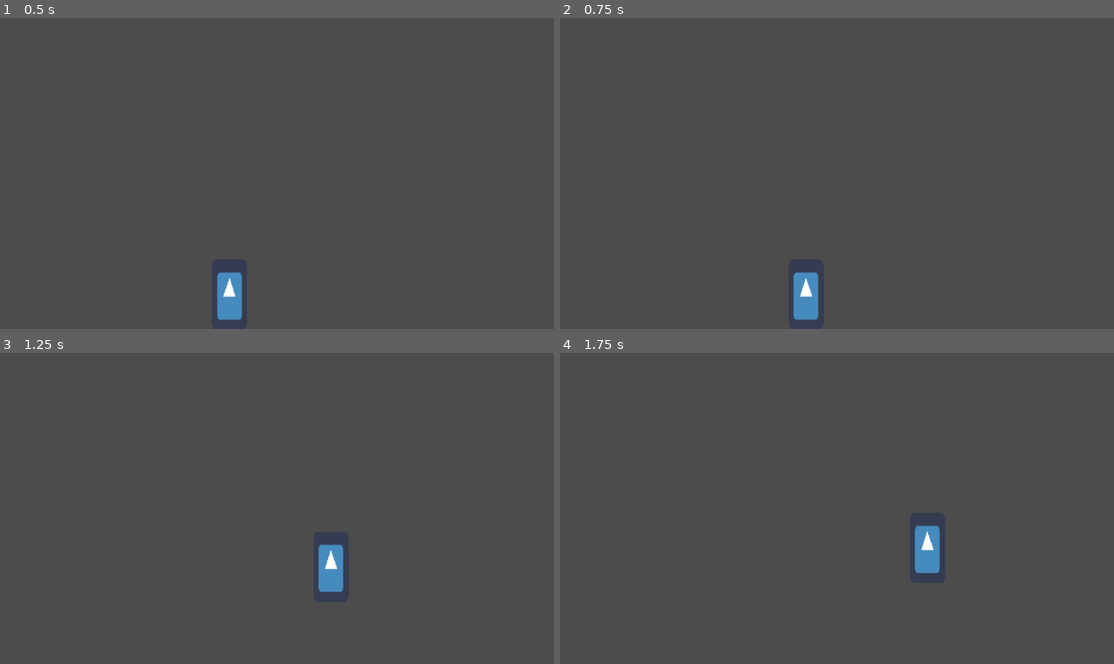
Above: before the commit, frames 1-4 (two rows, left to right).
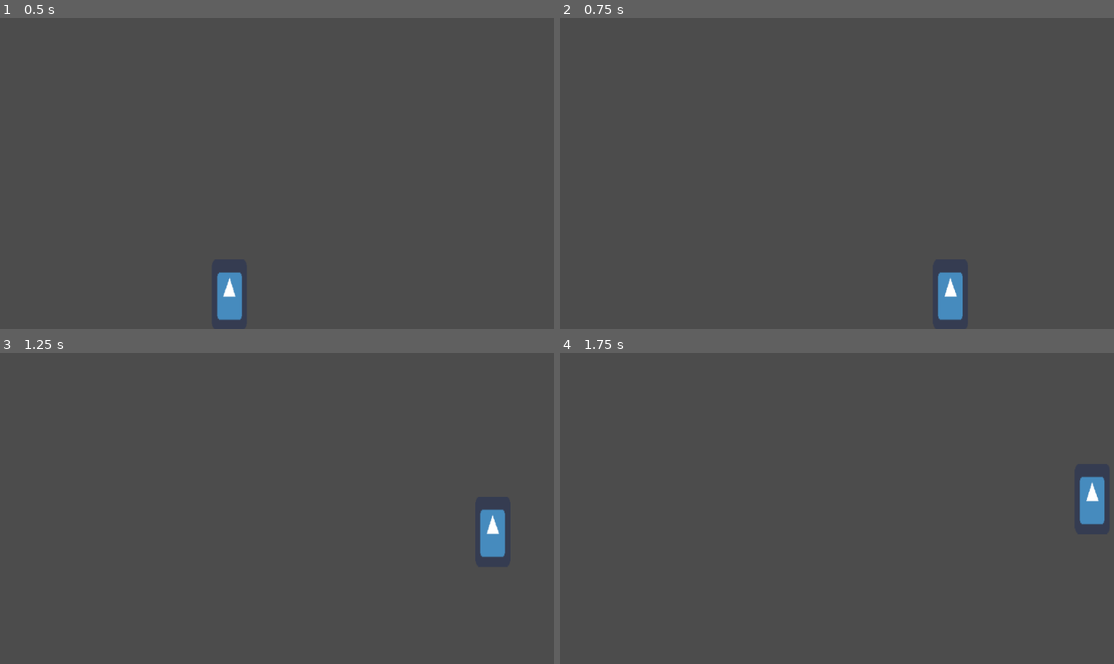
Above: after the commit, the same moments.

Repository: Luxxdev/GameJamPlus
Game: Godot game, scene res://Scenes/TestScene.tscn
The game is run twice, just before and just after one commit, with the same random seed, the same clock (stepped at 60 frames per second) and the same inputs. The engine's default icon, where the game draws it, is replaced by a stand-in: a white triangle on a blue panel in a dark square.
Inputs:
- Up to frame 1 (0.5 s): no input
- Up to frame 2 (0.75 s): tap Enter at 0.5 s; hold Right (ui_right) from 0.53 s (still down); tap C (Dash, bound only after the commit) at 0.6 s
- Up to frame 3 (1.25 s): keep holding Right (ui_right); tap Space (Jump) at 0.77, 0.8, 1.07 s
- Up to frame 4 (1.75 s): keep holding Right (ui_right); tap Space (Jump) at 1.35, 1.52 s; tap C (Dash, bound only after the commit) at 1.55 s

Frame 1 is identical in both runs. In frame 2, 1.4% of the frame differs, in the area x 42-73%, y 81-98%; in frame 3, 1.4%, in the area x 57-92%, y 50-77%; in frame 4, 1.4%.

Commit message:
dash attack

Diff:
--- a/Objects/Player.tscn
+++ b/Objects/Player.tscn
@@ -2,7 +2,6 @@
 
 [ext_resource path="res://icon.png" type="Texture" id=1]
 [ext_resource path="res://Scripts/PlayerScript.gd" type="Script" id=2]
-
 
 [sub_resource type="CapsuleShape2D" id=1]
 
@@ -56,3 +55,9 @@
 rotation = 1.5708
 enabled = true
 cast_to = Vector2( 0, 20.121 )
+
+[node name="DashTimer" type="Timer" parent="."]
+wait_time = 0.15
+one_shot = true
+
+[connection signal="timeout" from="DashTimer" to="." method="_on_DashTimer_timeout"]
--- a/Scenes/TestScene.tscn
+++ b/Scenes/TestScene.tscn
@@ -3,7 +3,7 @@
 [ext_resource path="res://Objects/Player.tscn" type="PackedScene" id=1]
 
 [sub_resource type="RectangleShape2D" id=1]
-extents = Vector2( 156.5, 391.5 )
+extents = Vector2( 22.5, 391.5 )
 
 [sub_resource type="RectangleShape2D" id=2]
 extents = Vector2( 508, 55 )
@@ -19,11 +19,11 @@
 [node name="StaticBody2D" type="StaticBody2D" parent="."]
 
 [node name="CollisionShape2D" type="CollisionShape2D" parent="StaticBody2D"]
-position = Vector2( 157.5, 208.5 )
+position = Vector2( 23.5, 208.5 )
 shape = SubResource( 1 )
 
 [node name="CollisionShape2D2" type="CollisionShape2D" parent="StaticBody2D"]
-position = Vector2( 865, 205 )
+position = Vector2( 1000, 208 )
 shape = SubResource( 1 )
 
 [node name="CollisionShape2D3" type="CollisionShape2D" parent="StaticBody2D"]
@@ -31,5 +31,5 @@
 shape = SubResource( 2 )
 
 [node name="CollisionShape2D4" type="CollisionShape2D" parent="StaticBody2D"]
-position = Vector2( 412, 164 )
+position = Vector2( 504, 43 )
 shape = SubResource( 3 )
--- a/Scripts/PlayerScript.gd
+++ b/Scripts/PlayerScript.gd
@@ -20,8 +20,11 @@
 var justJumped = false
 var jumpHeight = 500
 #var airAcceleration = 50
-var currentCoyote = 0
-var maxCoyote = 0.2
+var dashDirection
+var dashSpeed = 2000
+var canDash = true
+#var currentCoyote = 0
+#var maxCoyote = 0.2
 var jumpDirection = Vector2(0,-1)
 var wallDirection = 0
 onready var sprite = $Sprite
@@ -30,14 +33,14 @@
 onready var raycastSide = $WallRaycast/RayCastSides
 onready var raycastSide2 = $WallRaycast/RayCastSides2
 onready var raycastUp = $RayCastUp
+onready var dashTimer = $DashTimer
 
 func _physics_process(_delta):
 	#motion.y = min(motion.y+gravity, maxGravity)
-	if !is_on_floor():
-		currentCoyote += _delta
-		if currentCoyote > maxCoyote:
-			canJump = false
-
+#	if !is_on_floor():
+#		currentCoyote += _delta
+#		if currentCoyote > maxCoyote:
+#			canJump = false
 	moveDir = Vector2(0,0)
 #	if !canMove:
 #		if is_on_floor():
@@ -70,10 +73,10 @@
 #		elif _check_is_valid_wall():
 #			animPlayer.play("IdleWall")
 
-
 	if _check_is_valid_wall() or raycastUp.is_colliding():
 		canJump = true
-		currentCoyote = 0
+		canDash = true
+#		currentCoyote = 0
 		if moveDir.y == -1:
 			if motion.y > 0:
 				motion.y = 0
@@ -94,12 +97,15 @@
 		motion.y += gravity
 		sprite.flip_v = false
 
+	if Input.is_action_just_pressed("Dash") and canDash:
+		Dash()
 	if Input.is_action_just_pressed("Jump") and inputEnabled:
 		Jump()
 
 	if is_on_floor() or raycastUp.is_colliding():
 		canJump = true
-		currentCoyote = 0
+		canDash = true
+#		currentCoyote = 0
 		sprite.flip_v = false
 		if (moveDir.x == 0):
 			motion.x = lerp(motion.x, 0, 0.2)
@@ -111,7 +117,10 @@
 
 	if _check_is_valid_wall() and noMovementInput:
 		motion.y = lerp(motion.y, 0, 0.2)
-	motion = move_and_slide(motion, UP)
+	if !dashTimer.is_stopped():
+		motion = move_and_slide(dashDirection, UP)
+	else:
+		motion = move_and_slide(motion, UP)
 
 func move():
 #	if invertControls:
@@ -151,6 +160,7 @@
 		motion.y = jumpDirection.y * jumpHeight
 		#$JumpSound.play()
 		canJump = false
+		canDash = true
 #		acceleration = airAcceleration
 #		justJumped = true
 #		yield(get_tree().create_timer(maxCoyoteTime), "timeout")
@@ -167,7 +177,26 @@
 	wallDirection = 0
 	return false
 
-#func play_animation(animation):
-#	if can_play and current_anim != animation:
-#		current_anim = animation
-#		AnimPlayer.play(animation)
+func GetDirection():
+	var direction = Vector2(0,0)
+	direction.x = -Input.get_action_strength("ui_left") + Input.get_action_strength("ui_right")
+	direction.y = Input.get_action_strength("ui_down") - Input.get_action_strength("ui_up")
+	direction = direction.clamped(1)
+	if(direction == Vector2(0,0)):
+		if(sprite.flip_h):
+			direction.x = 1
+		else:
+			direction.x = -1
+	return direction
+
+func Dash():
+	dashDirection = GetDirection() * dashSpeed
+	dashTimer.start()
+	yield(get_tree().create_timer(0.05), "timeout")
+	canDash = false
+	canJump = false #IF não acertar um inimigo
+
+
+func _on_DashTimer_timeout():
+	motion = Vector2(0,0)
+	pass # Replace with function body.
--- a/project.godot
+++ b/project.godot
@@ -23,6 +23,12 @@
 Jump={
 "deadzone": 0.5,
 "events": [ Object(InputEventKey,"resource_local_to_scene":false,"resource_name":"","device":0,"alt":false,"shift":false,"control":false,"meta":false,"command":false,"pressed":false,"scancode":32,"physical_scancode":0,"unicode":0,"echo":false,"script":null)
+, Object(InputEventKey,"resource_local_to_scene":false,"resource_name":"","device":0,"alt":false,"shift":false,"control":false,"meta":false,"command":false,"pressed":false,"scancode":88,"physical_scancode":0,"unicode":0,"echo":false,"script":null)
+ ]
+}
+Dash={
+"deadzone": 0.5,
+"events": [ Object(InputEventKey,"resource_local_to_scene":false,"resource_name":"","device":0,"alt":false,"shift":false,"control":false,"meta":false,"command":false,"pressed":false,"scancode":67,"physical_scancode":0,"unicode":0,"echo":false,"script":null)
  ]
 }
 
